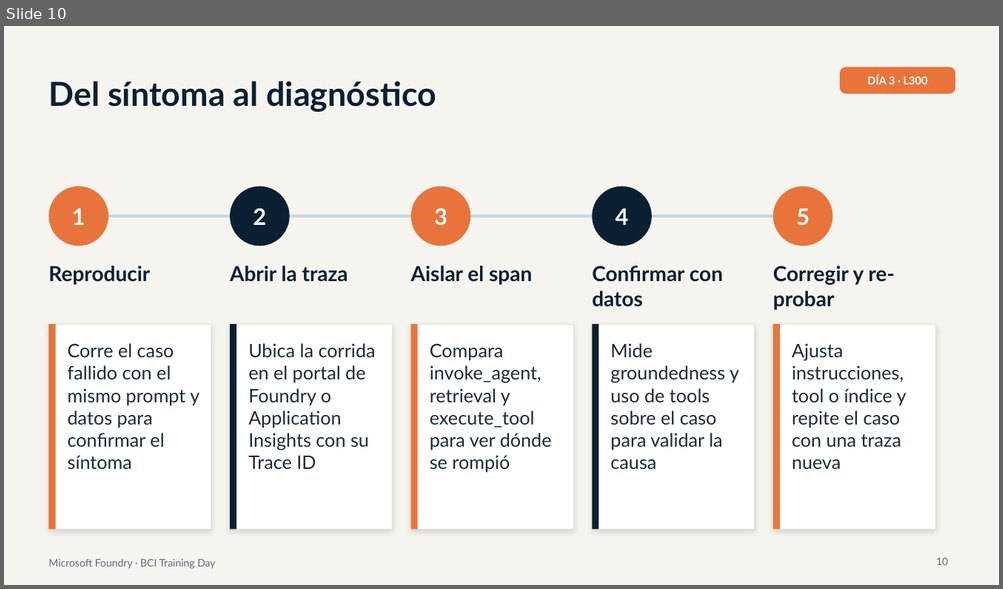
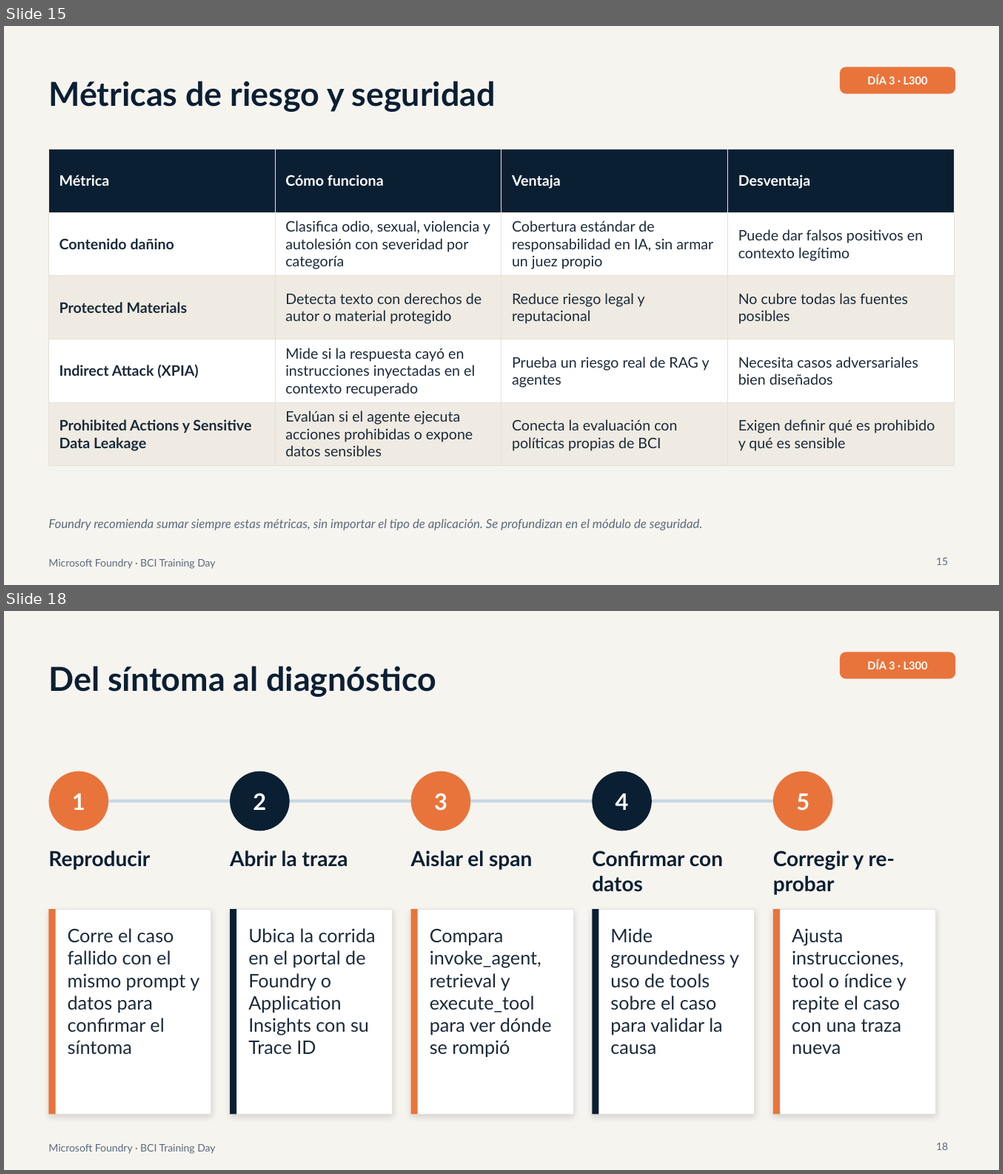
Before and after one commit to valegrajales/bci_workshop, a slide deck: presentaciones/BCI_Foundry_Dia3_L300_Produccion_Gobierno.pptx. Shown one above the other, each under a label of ours: slide 10 before the commit, slides 15 and 18 after it; the slides between them are not shown. The pictures are 1003x589 and 1003x1174 pixels, drawn with LibreOffice and Linux fonts; fonts in the diff are those of the drawing. Boxes give left, top, right and bottom in pixels: in the first picture for what was removed or moved away, otherwise in the second. Text is boxed around its words. In the diff, an @@ line names an element or a change of style, - is before the commit and + after.

```diff
--- a/presentaciones/BCI_Foundry_Dia3_L300_Produccion_Gobierno.pptx
+++ b/presentaciones/BCI_Foundry_Dia3_L300_Produccion_Gobierno.pptx
@@ slide 15 added at <box>4,26,999,585</box>, background #F6F4EF @@
@@ rounded rectangle added at <box>839,67,956,94</box>, fill #E8743B @@
@@ text added at <box>48,81,495,112</box>, 32 pt, text #0B1F33, bold @@
+Métricas de riesgo y seguridad
@@ text added at <box>867,75,928,84</box>, 10.5 pt, text #FFFFFF, bold @@
+DÍA 3 · L300
@@ table added at <box>48,149,953,466</box>, 5 rows, 4 columns @@
+Métrica | Cómo funciona | Ventaja | Desventaja
+Contenido dañino | Clasifica odio, sexual, violencia y autolesión con severidad por categoría | Cobertura estándar de responsabilidad en IA, sin armar un juez propio | Puede dar falsos positivos en contexto legítimo
+Protected Materials | Detecta texto con derechos de autor o material protegido | Reduce riesgo legal y reputacional | No cubre todas las fuentes posibles
+Indirect Attack (XPIA) | Mide si la respuesta cayó en instrucciones inyectadas en el contexto recuperado | Prueba un riesgo real de RAG y agentes | Necesita casos adversariales bien diseñados
+Prohibited Actions y Sensitive Data Leakage | Evalúan si el agente ejecuta acciones prohibidas o expone datos sensibles | Conecta la evaluación con políticas propias de BCI | Exigen definir qué es prohibido y qué es sensible
@@ text added at <box>48,519,703,531</box>, 12 pt, text #5B6B7B, italic @@
+Foundry recomienda sumar siempre estas métricas, sin importar el tipo de aplicación. Se profundizan en el módulo de seguridad.
@@ page number added at <box>936,558,948,565</box>, 10 pt, text #5B6B7B @@
+15
@@ text added at <box>48,559,215,569</box>, 10 pt, text #5B6B7B @@
+Microsoft Foundry · BCI Training Day
@@ what was slide 10 is now slide 18 @@
@@ page number at <box>936,1143,948,1150</box>: text changed @@
-10
+18
```
Also in this commit, not shown: 2 slides changed, 7 other slides added, 2 other files.
